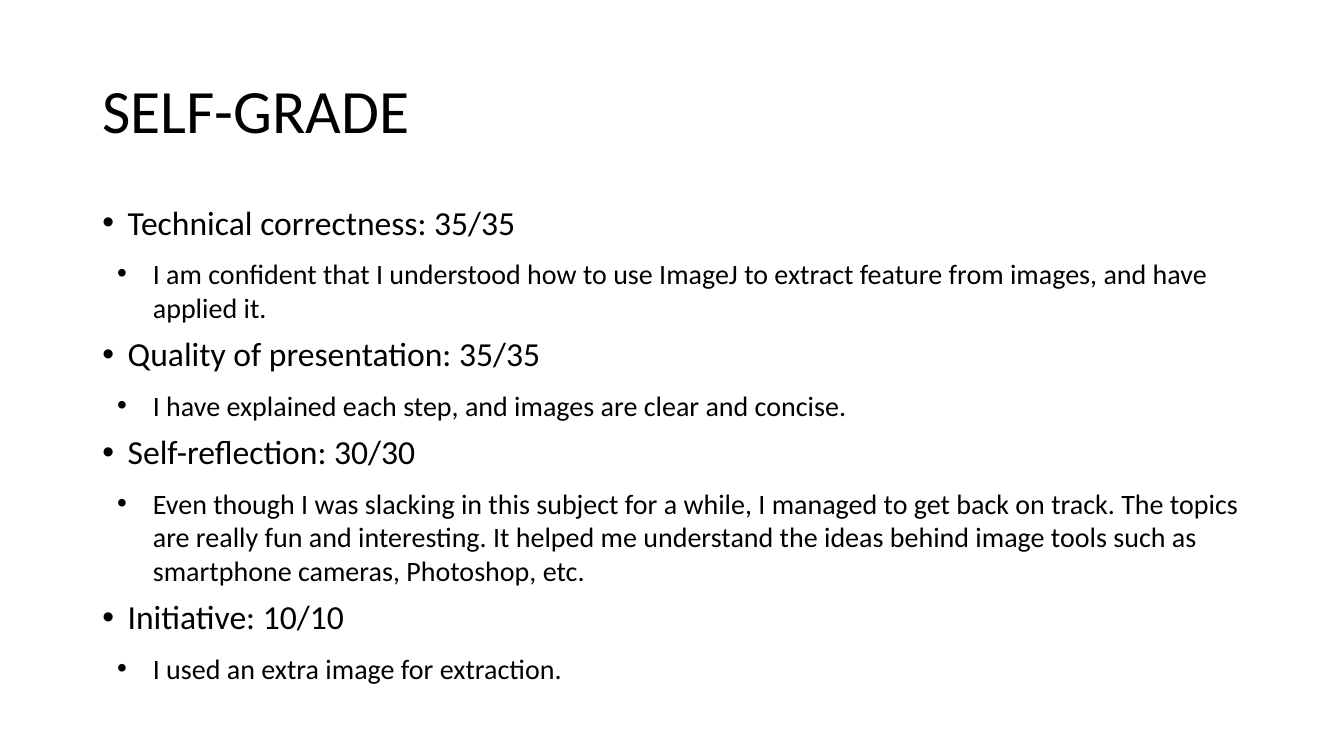
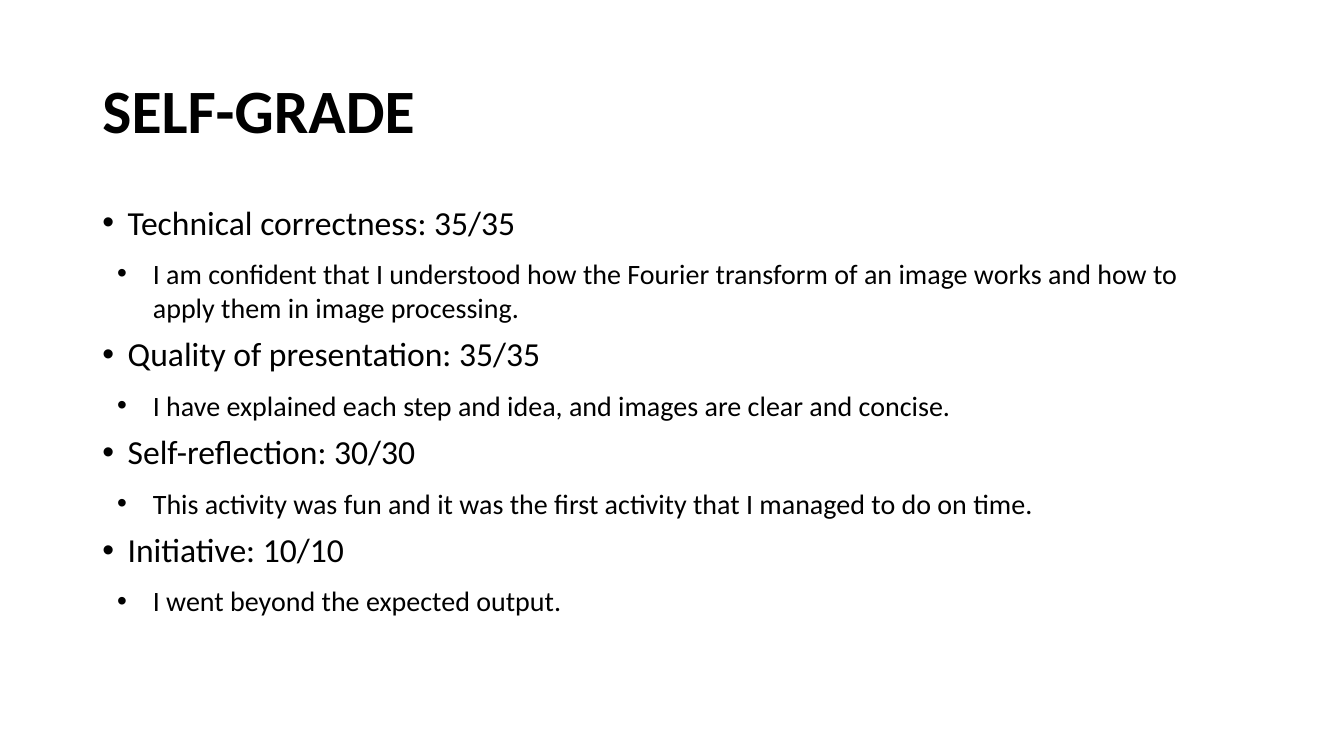
Before and after one commit to genvert/AP_157_FX-2_Vertudez, a slide deck: slide 9 of Activity 02 Part 1/Vertudez_Activity_2_Part_1_Report.pptx. Drawn at 1344x756 pixels with LibreOffice and Linux fonts; fonts in the diff are those of the drawing. Boxes give left, top, right and bottom in pixels: in the first picture for what was removed or moved away, otherwise in the second. Text is boxed around its words. In the diff, an @@ line names an element or a change of style, - is before the commit and + after.

Commit message:
PPTS

```diff
--- a/Activity 02 Part 1/Vertudez_Activity_2_Part_1_Report.pptx
+++ b/Activity 02 Part 1/Vertudez_Activity_2_Part_1_Report.pptx
@@ title "SELF-GRADE" at bbox=[102, 92, 414, 134]: bold on @@
@@ text at bbox=[153, 264, 1177, 323]: text changed @@
-  • I am confident that I understood how to use ImageJ to extract feature from images, and have applied it.
+  • I am confident that I understood how the Fourier transform of an image works and how to apply them in image processing.
@@ text at bbox=[153, 396, 950, 421]: text changed @@
-  • I have explained each step, and images are clear and concise.
+  • I have explained each step and idea, and images are clear and concise.
@@ text at bbox=[153, 494, 1032, 519]: text changed @@
-  • Even though I was slacking in this subject for a while, I managed to get back on track. The topics are really fun and interesting. It helped me understand the ideas behind image tools such as smartphone cameras, Photoshop, etc.
+  • This activity was fun and it was the first activity that I managed to do on time.
@@ text at bbox=[153, 591, 561, 616]: text changed @@
-  • I used an extra image for extraction.
+  • I went beyond the expected output.
```
Also in this commit, not shown: 8 other slides changed, 22 other files.
